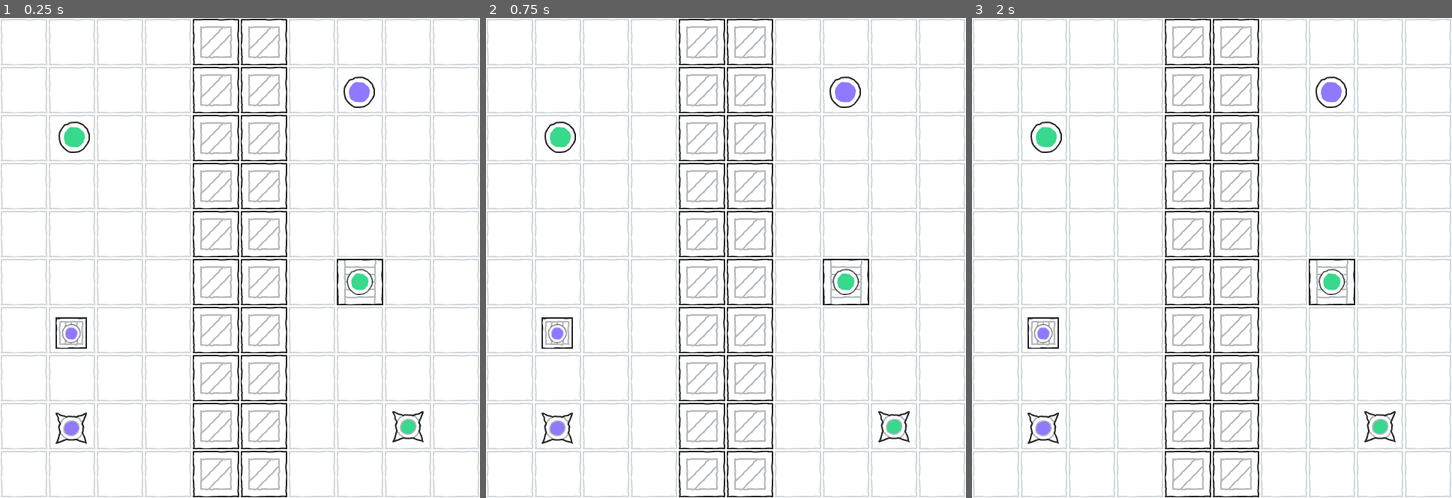
Above: before the commit, frames 1-3 (left to right).
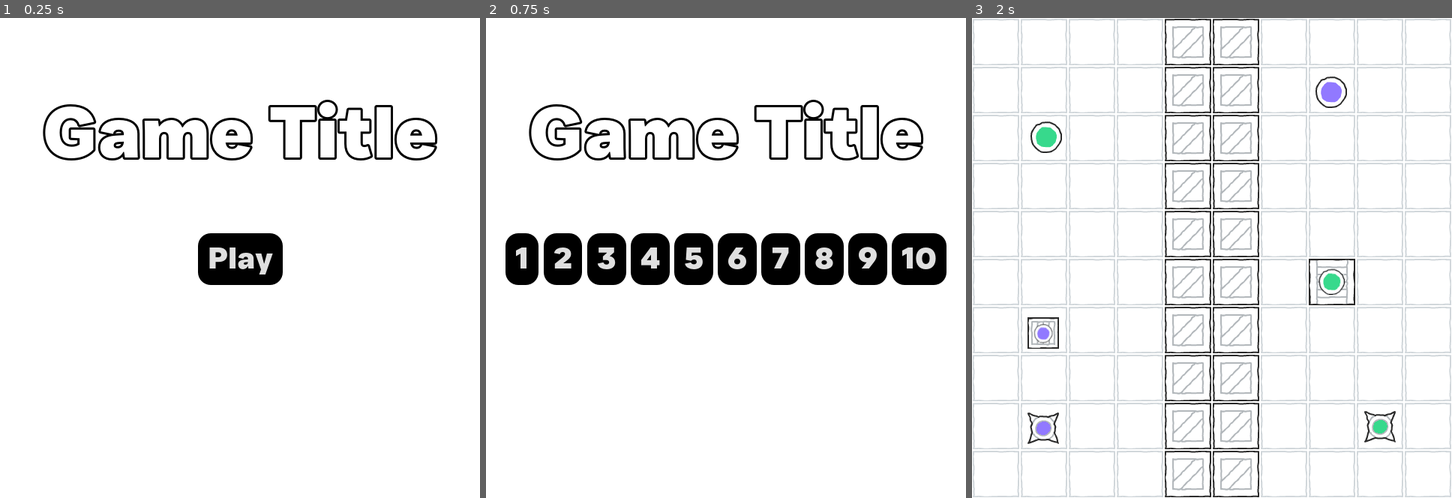
Above: after the commit, the same moments.

Repository: nath-ellis/circle-reversal
Game: Godot game, scene res://scenes/menu.tscn
The game is run twice, just before and just after one commit, with the same random seed, the same clock (stepped at 60 frames per second) and the same inputs. Before the commit the project starts from res://scenes/level_one.tscn.
Inputs (mouse positions are in pixels of both pictures, inside the frame that each line leads up to):
- Up to frame 1 (0.25 s): no input
- Up to frame 2 (0.75 s): click (726, 258) at 0.5 s, where only the run after the commit has a clickable "Play"
- Up to frame 3 (2 s): click (1010, 258) at 1.25 s, where only the run after the commit has a clickable "1"

The runs differ from the first frame. In frame 1, 19% of the frame differs, in the area x 0-100%, y 0-100%; in frame 2, 24%; in frame 3, nothing differs.

Commit message:
Added a menu

Diff:
--- /dev/null
+++ b/assets/theme.tres
@@ -0,0 +1,77 @@
+[gd_resource type="Theme" load_steps=6 format=3 uid="uid://dqq77rxoecpnf"]
+
+[ext_resource type="FontFile" uid="uid://ddhkcn6evvmag" path="res://assets/just_sans_bold.otf" id="1_itp12"]
+
+[sub_resource type="StyleBoxFlat" id="StyleBoxFlat_qfptl"]
+bg_color = Color(0, 0, 0, 1)
+border_width_left = 8
+border_width_top = 8
+border_width_right = 8
+border_width_bottom = 8
+border_color = Color(0.568627, 0.47451, 1, 1)
+corner_radius_top_left = 16
+corner_radius_top_right = 16
+corner_radius_bottom_right = 16
+corner_radius_bottom_left = 16
+expand_margin_left = 5.0
+expand_margin_right = 5.0
+expand_margin_bottom = 3.0
+
+[sub_resource type="StyleBoxFlat" id="StyleBoxFlat_w5w0n"]
+bg_color = Color(0, 0, 0, 1)
+border_width_left = 8
+border_width_top = 8
+border_width_right = 8
+border_width_bottom = 8
+border_color = Color(0.215686, 0.85098, 0.54902, 1)
+corner_radius_top_left = 16
+corner_radius_top_right = 16
+corner_radius_bottom_right = 16
+corner_radius_bottom_left = 16
+expand_margin_left = 5.0
+expand_margin_right = 5.0
+expand_margin_bottom = 3.0
+
+[sub_resource type="StyleBoxFlat" id="StyleBoxFlat_gh07j"]
+bg_color = Color(0, 0, 0, 1)
+border_width_left = 8
+border_width_top = 8
+border_width_right = 8
+border_width_bottom = 8
+border_color = Color(0, 0, 0, 1)
+corner_radius_top_left = 16
+corner_radius_top_right = 16
+corner_radius_bottom_right = 16
+corner_radius_bottom_left = 16
+expand_margin_left = 5.0
+expand_margin_right = 5.0
+expand_margin_bottom = 3.0
+
+[sub_resource type="StyleBoxFlat" id="StyleBoxFlat_nto5u"]
+bg_color = Color(0, 0, 0, 1)
+border_width_left = 8
+border_width_top = 8
+border_width_right = 8
+border_width_bottom = 8
+border_color = Color(0.568627, 0.47451, 1, 1)
+corner_radius_top_left = 16
+corner_radius_top_right = 16
+corner_radius_bottom_right = 16
+corner_radius_bottom_left = 16
+expand_margin_left = 5.0
+expand_margin_right = 5.0
+expand_margin_bottom = 3.0
+
+[resource]
+Button/colors/font_outline_color = Color(0, 0, 0, 1)
+Button/constants/outline_size = 8
+Button/font_sizes/font_size = 40
+Button/fonts/font = ExtResource("1_itp12")
+Button/styles/focus = SubResource("StyleBoxFlat_qfptl")
+Button/styles/hover = SubResource("StyleBoxFlat_w5w0n")
+Button/styles/normal = SubResource("StyleBoxFlat_gh07j")
+Button/styles/pressed = SubResource("StyleBoxFlat_nto5u")
+Label/colors/font_outline_color = Color(0, 0, 0, 1)
+Label/constants/outline_size = 8
+Label/font_sizes/font_size = 40
+Label/fonts/font = ExtResource("1_itp12")
--- a/project.godot
+++ b/project.godot
@@ -11,7 +11,7 @@
 [application]
 
 config/name="GMTK2023"
-run/main_scene="res://scenes/level_one.tscn"
+run/main_scene="res://scenes/menu.tscn"
 config/features=PackedStringArray("4.0", "GL Compatibility")
 config/icon="res://icon.svg"
 
--- /dev/null
+++ b/scenes/menu.tscn
@@ -0,0 +1,219 @@
+[gd_scene load_steps=5 format=3 uid="uid://0rgkw6vek1p5"]
+
+[ext_resource type="Theme" uid="uid://dqq77rxoecpnf" path="res://assets/theme.tres" id="1_41852"]
+[ext_resource type="Script" path="res://scripts/menu.gd" id="2_no0ny"]
+[ext_resource type="FontFile" uid="uid://ddhkcn6evvmag" path="res://assets/just_sans_bold.otf" id="2_vhvrv"]
+
+[sub_resource type="LabelSettings" id="LabelSettings_4i66o"]
+font = ExtResource("2_vhvrv")
+font_size = 96
+outline_size = 12
+outline_color = Color(0, 0, 0, 1)
+
+[node name="Menu" type="Control"]
+layout_mode = 3
+anchors_preset = 15
+anchor_right = 1.0
+anchor_bottom = 1.0
+grow_horizontal = 2
+grow_vertical = 2
+theme = ExtResource("1_41852")
+script = ExtResource("2_no0ny")
+
+[node name="Title" type="Label" parent="."]
+layout_mode = 1
+anchors_preset = 5
+anchor_left = 0.5
+anchor_right = 0.5
+offset_left = -262.5
+offset_top = 93.0
+offset_right = 262.5
+offset_bottom = 214.0
+grow_horizontal = 2
+text = "Game Title"
+label_settings = SubResource("LabelSettings_4i66o")
+
+[node name="Play" type="Button" parent="."]
+layout_mode = 1
+anchors_preset = 8
+anchor_left = 0.5
+anchor_top = 0.5
+anchor_right = 0.5
+anchor_bottom = 0.5
+offset_left = -43.5
+offset_top = -25.0
+offset_right = 43.5
+offset_bottom = 25.0
+grow_horizontal = 2
+grow_vertical = 2
+text = "Play"
+
+[node name="LevelSelect" type="Control" parent="."]
+visible = false
+anchors_preset = 0
+offset_right = 640.0
+offset_bottom = 640.0
+
+[node name="1" type="Button" parent="LevelSelect"]
+layout_mode = 1
+anchors_preset = 8
+anchor_left = 0.5
+anchor_top = 0.5
+anchor_right = 0.5
+anchor_bottom = 0.5
+offset_left = -289.0
+offset_top = -33.0
+offset_right = -255.0
+offset_bottom = 33.0
+grow_horizontal = 2
+grow_vertical = 2
+text = "1"
+
+[node name="2" type="Button" parent="LevelSelect"]
+layout_mode = 1
+anchors_preset = 8
+anchor_left = 0.5
+anchor_top = 0.5
+anchor_right = 0.5
+anchor_bottom = 0.5
+offset_left = -238.0
+offset_top = -33.0
+offset_right = -197.0
+offset_bottom = 33.0
+grow_horizontal = 2
+grow_vertical = 2
+text = "2"
+
+[node name="3" type="Button" parent="LevelSelect"]
+layout_mode = 1
+anchors_preset = 8
+anchor_left = 0.5
+anchor_top = 0.5
+anchor_right = 0.5
+anchor_bottom = 0.5
+offset_left = -180.0
+offset_top = -33.0
+offset_right = -138.0
+offset_bottom = 33.0
+grow_horizontal = 2
+grow_vertical = 2
+text = "3
+"
+
+[node name="4" type="Button" parent="LevelSelect"]
+layout_mode = 1
+anchors_preset = 8
+anchor_left = 0.5
+anchor_top = 0.5
+anchor_right = 0.5
+anchor_bottom = 0.5
+offset_left = -122.0
+offset_top = -33.0
+offset_right = -80.0
+offset_bottom = 33.0
+grow_horizontal = 2
+grow_vertical = 2
+text = "4"
+
+[node name="5" type="Button" parent="LevelSelect"]
+layout_mode = 1
+anchors_preset = 8
+anchor_left = 0.5
+anchor_top = 0.5
+anchor_right = 0.5
+anchor_bottom = 0.5
+offset_left = -64.0
+offset_top = -33.0
+offset_right = -22.0
+offset_bottom = 33.0
+grow_horizontal = 2
+grow_vertical = 2
+text = "5"
+
+[node name="6" type="Button" parent="LevelSelect"]
+layout_mode = 1
+anchors_preset = 8
+anchor_left = 0.5
+anchor_top = 0.5
+anchor_right = 0.5
+anchor_bottom = 0.5
+offset_left = -6.0
+offset_top = -33.0
+offset_right = 36.0
+offset_bottom = 33.0
+grow_horizontal = 2
+grow_vertical = 2
+text = "6"
+
+[node name="7" type="Button" parent="LevelSelect"]
+layout_mode = 1
+anchors_preset = 8
+anchor_left = 0.5
+anchor_top = 0.5
+anchor_right = 0.5
+anchor_bottom = 0.5
+offset_left = 52.0
+offset_top = -33.0
+offset_right = 94.0
+offset_bottom = 33.0
+grow_horizontal = 2
+grow_vertical = 2
+text = "7"
+
+[node name="8" type="Button" parent="LevelSelect"]
+layout_mode = 1
+anchors_preset = 8
+anchor_left = 0.5
+anchor_top = 0.5
+anchor_right = 0.5
+anchor_bottom = 0.5
+offset_left = 110.0
+offset_top = -33.0
+offset_right = 152.0
+offset_bottom = 33.0
+grow_horizontal = 2
+grow_vertical = 2
+text = "8
+"
+
+[node name="9" type="Button" parent="LevelSelect"]
+layout_mode = 1
+anchors_preset = 8
+anchor_left = 0.5
+anchor_top = 0.5
+anchor_right = 0.5
+anchor_bottom = 0.5
+offset_left = 168.0
+offset_top = -33.0
+offset_right = 210.0
+offset_bottom = 33.0
+grow_horizontal = 2
+grow_vertical = 2
+text = "9"
+
+[node name="10" type="Button" parent="LevelSelect"]
+layout_mode = 1
+anchors_preset = 8
+anchor_left = 0.5
+anchor_top = 0.5
+anchor_right = 0.5
+anchor_bottom = 0.5
+offset_left = 226.0
+offset_top = -33.0
+offset_right = 289.0
+offset_bottom = 33.0
+grow_horizontal = 2
+grow_vertical = 2
+text = "10"
+
+[connection signal="pressed" from="Play" to="." method="_on_play_pressed"]
+[connection signal="pressed" from="LevelSelect/1" to="." method="_level_selected" binds= ["level_one"]]
+[connection signal="pressed" from="LevelSelect/2" to="." method="_level_selected" binds= ["level_two"]]
+[connection signal="pressed" from="LevelSelect/3" to="." method="_level_selected" binds= ["level_three"]]
+[connection signal="pressed" from="LevelSelect/4" to="." method="_level_selected" binds= ["level_four"]]
+[connection signal="pressed" from="LevelSelect/5" to="." method="_level_selected" binds= ["level_five"]]
+[connection signal="pressed" from="LevelSelect/6" to="." method="_level_selected" binds= ["level_six"]]
+[connection signal="pressed" from="LevelSelect/7" to="." method="_level_selected" binds= ["level_seven"]]
+[connection signal="pressed" from="LevelSelect/8" to="." method="_level_selected" binds= ["level_eight"]]
+[connection signal="pressed" from="LevelSelect/9" to="." method="_level_selected" binds= ["level_nine"]]
+[connection signal="pressed" from="LevelSelect/10" to="." method="_level_selected" binds= ["level_ten"]]
--- /dev/null
+++ b/scripts/menu.gd
@@ -0,0 +1,14 @@
+extends Control
+
+
+@onready var play = $Play
+@onready var level_select = $LevelSelect
+
+
+func _on_play_pressed():
+	level_select.show()
+	play.hide()
+
+
+func _level_selected(scene):
+	get_tree().change_scene_to_file("res://scenes/" + scene + ".tscn")
Binary file added: assets/just_sans_bold.otf
Not shown, added: assets/just_sans_bold.otf.import
